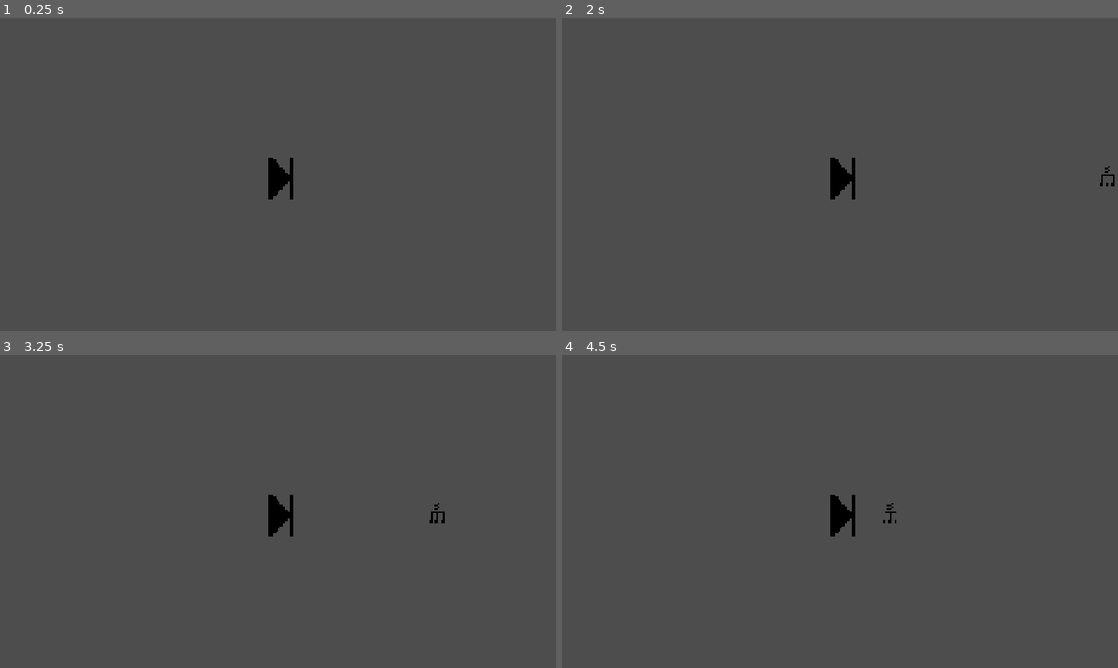
Above: before the commit, frames 1-4 (two rows, left to right).
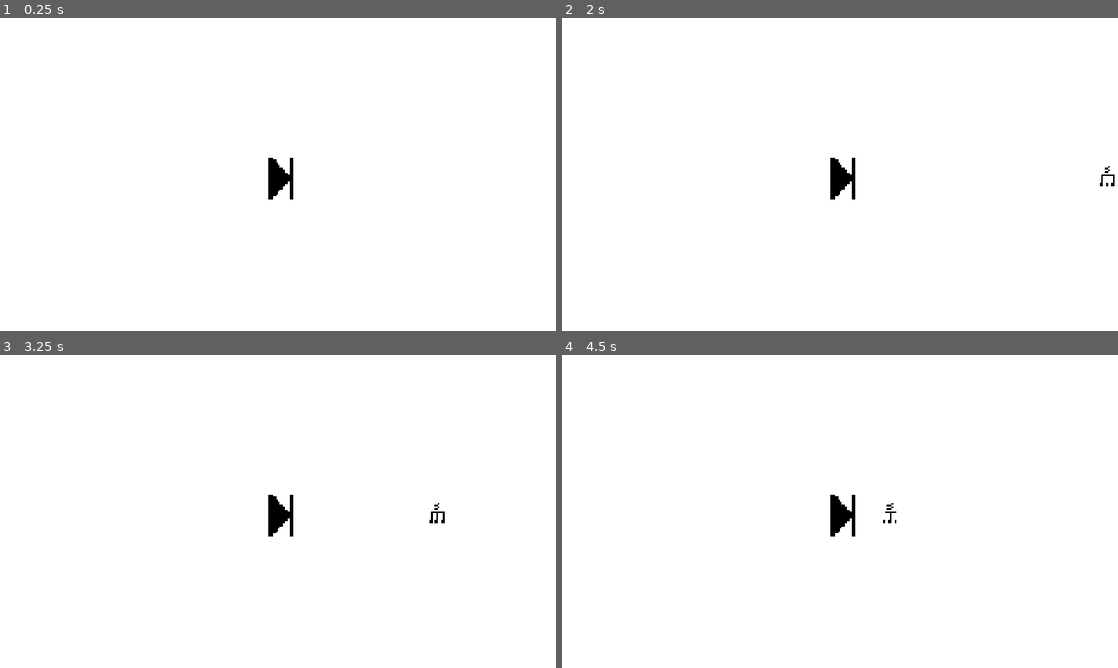
Above: after the commit, the same moments.

Repository: chorwat2137/haven-2026
Game: Godot game, scene res://scenes/main.tscn
The game is run twice, just before and just after one commit, with the same random seed, the same clock (stepped at 60 frames per second) and the same inputs. This scene is started directly instead of the project's main scene.
Inputs:
- Up to frame 1 (0.25 s): no input
- Up to frame 2 (2 s): tap Enter (ui_accept) at 0.5, 0.77, 1.25, 1.52 s; hold Right (ui_right) from 0.53 s (still down); tap Space (shoot) at 0.6, 1.35 s
- Up to frame 3 (3.25 s): release Right (ui_right) at 2.03 s; hold Left (ui_left) 2.03-2.78 s; tap Space (shoot) at 2.1, 2.85 s; hold Right (ui_right) from 2.78 s (still down); tap Enter (ui_accept) at 3.02 s
- Up to frame 4 (4.5 s): tap Space (shoot) at 3.6, 4.35 s; tap Enter (ui_accept) at 3.77 s; release Right (ui_right) at 4.28 s; hold Left (ui_left) from 4.28 s (still down)

The runs differ from the first frame. In frame 1, 100% of the frame differs, in the area x 0-100%, y 0-100%; in frame 2, 100%; in frame 3, 100%; in frame 4, 100%.

Commit message:
Automatic sync

Diff:
--- a/scripts/main.gd
+++ b/scripts/main.gd
@@ -26,7 +26,7 @@
 	score += speed * delta * 60
 	$Player.position.x += speed * delta * 60
 	$Spectrum.position.x = $Player.position.x - screen_size.x /2
-	$Spectrum.position.y = $Player.position.y + screen_size.y /2
+	$Spectrum.position.y = $Player.position.y - screen_size.y /2
 	generate_obs()
 
 func generate_obs():
